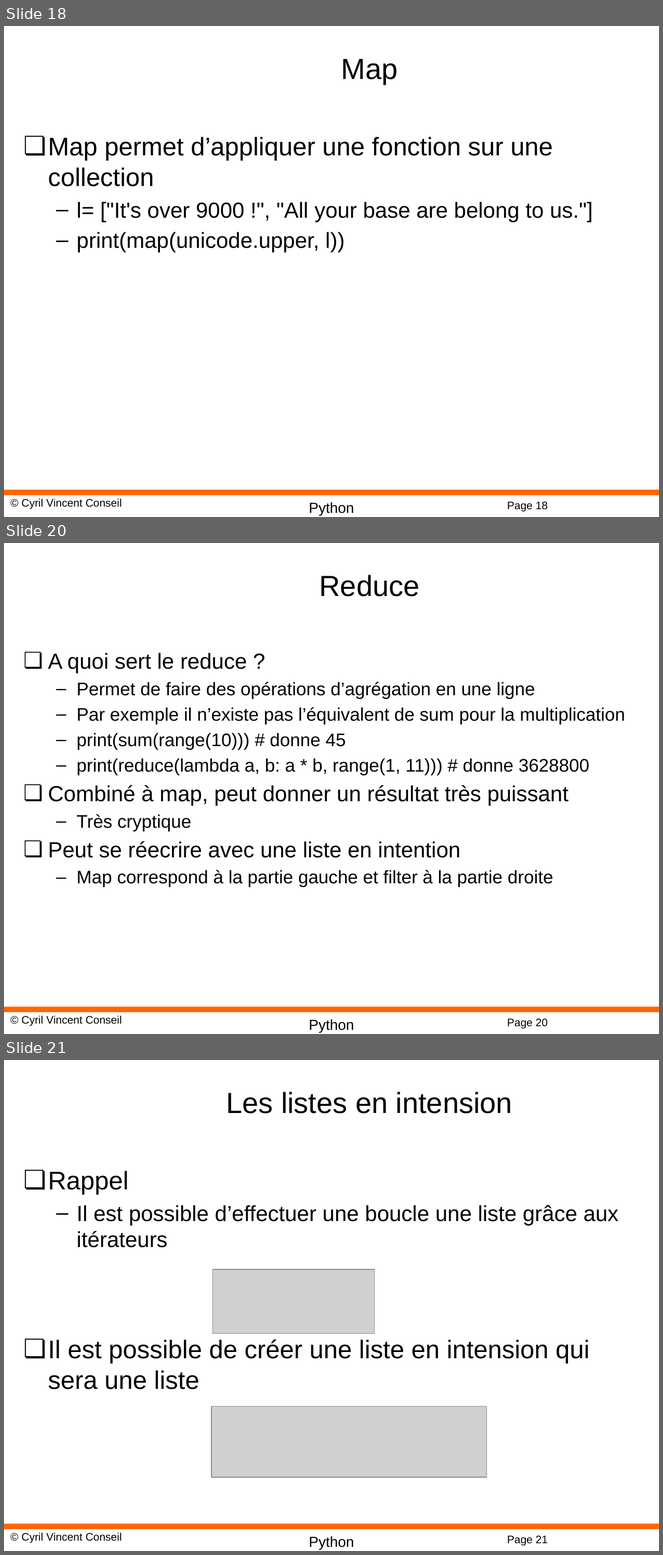
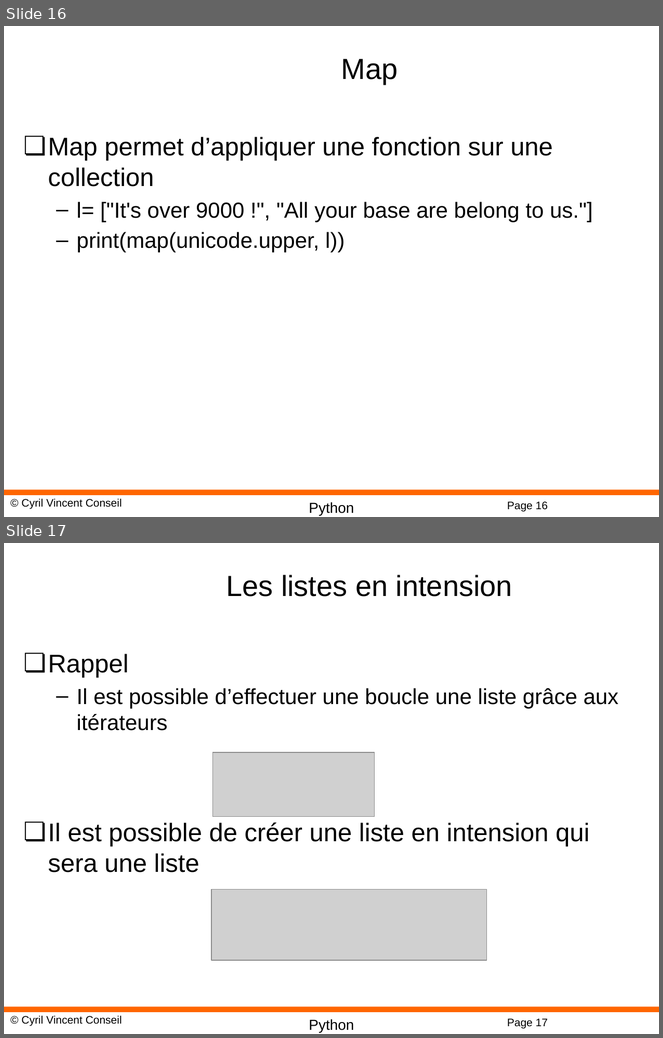
Before and after one commit to cyrilvincent/python, a slide deck: ppt/Python15-Reflexion.pptx. Shown one above the other, each under a label of ours: slides 18, 20 and 21 before the commit, slides 16 and 17 after it; the slides between them are not shown. The pictures are 663x1555 and 663x1038 pixels, drawn with LibreOffice and Linux fonts; fonts in the diff are those of the drawing; grey boxes stand for pictures; background and template pictures are left out. Boxes give left, top, right and bottom in pixels: in the first picture for what was removed or moved away, otherwise in the second. Text is boxed around its words. In the diff, an @@ line names an element or a change of style, - is before the commit and + after.

```diff
--- a/ppt/Python15-Reflexion.pptx
+++ b/ppt/Python15-Reflexion.pptx
@@ slide 20 removed at [4, 543, 659, 1034], background #FFFFFF; not listed: 4 template elements that a slide beside it also shows @@
@@ title removed at [319, 575, 419, 597] @@
-Reduce
@@ text removed at [48, 653, 625, 887] @@
-❏ A quoi sert le reduce ?
-  – Permet de faire des opérations d’agrégation en une ligne
-  – Par exemple il n’existe pas l’équivalent de sum pour la multiplication
-  – print(sum(range(10))) # donne 45
-  – print(reduce(lambda a, b: a * b, range(1, 11))) # donne 3628800
-❏ Combiné à map, peut donner un résultat très puissant
-  – Très cryptique
-❏ Peut se réecrire avec une liste en intention
-  – Map correspond à la partie gauche et filter à la partie droite
@@ what was slide 18 is now slide 16 @@
@@ page number at [507, 502, 548, 512]: text changed @@
-Page 18
+Page 16
@@ what was slide 21 is now slide 17 @@
@@ page number at [507, 1019, 548, 1029]: text changed @@
-Page 21
+Page 17
```
Also in this commit, not shown: 3 other slides removed, 8 other files.
